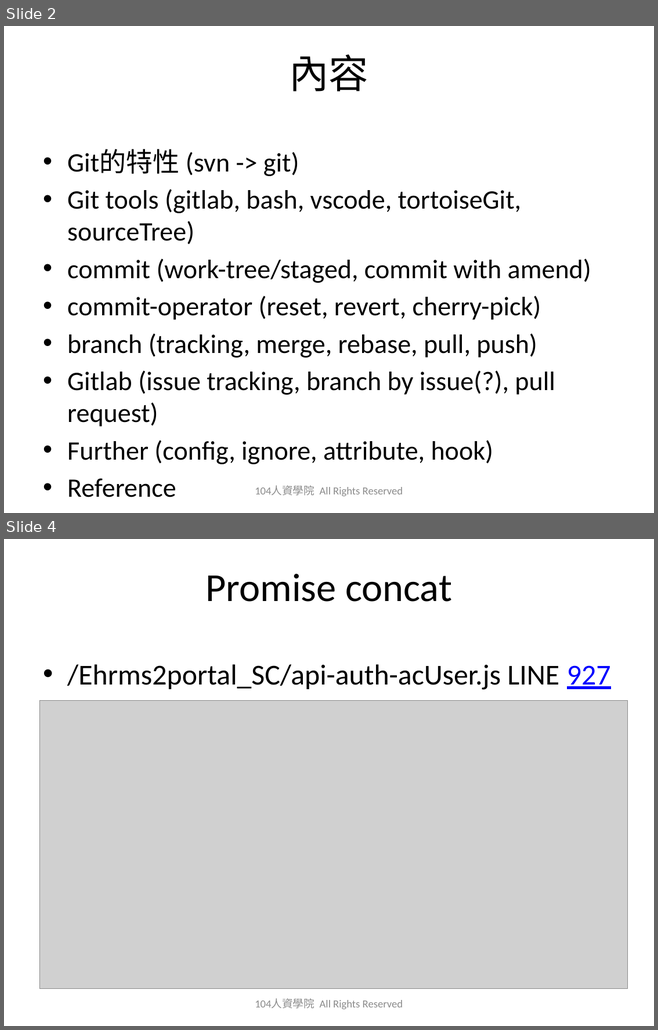
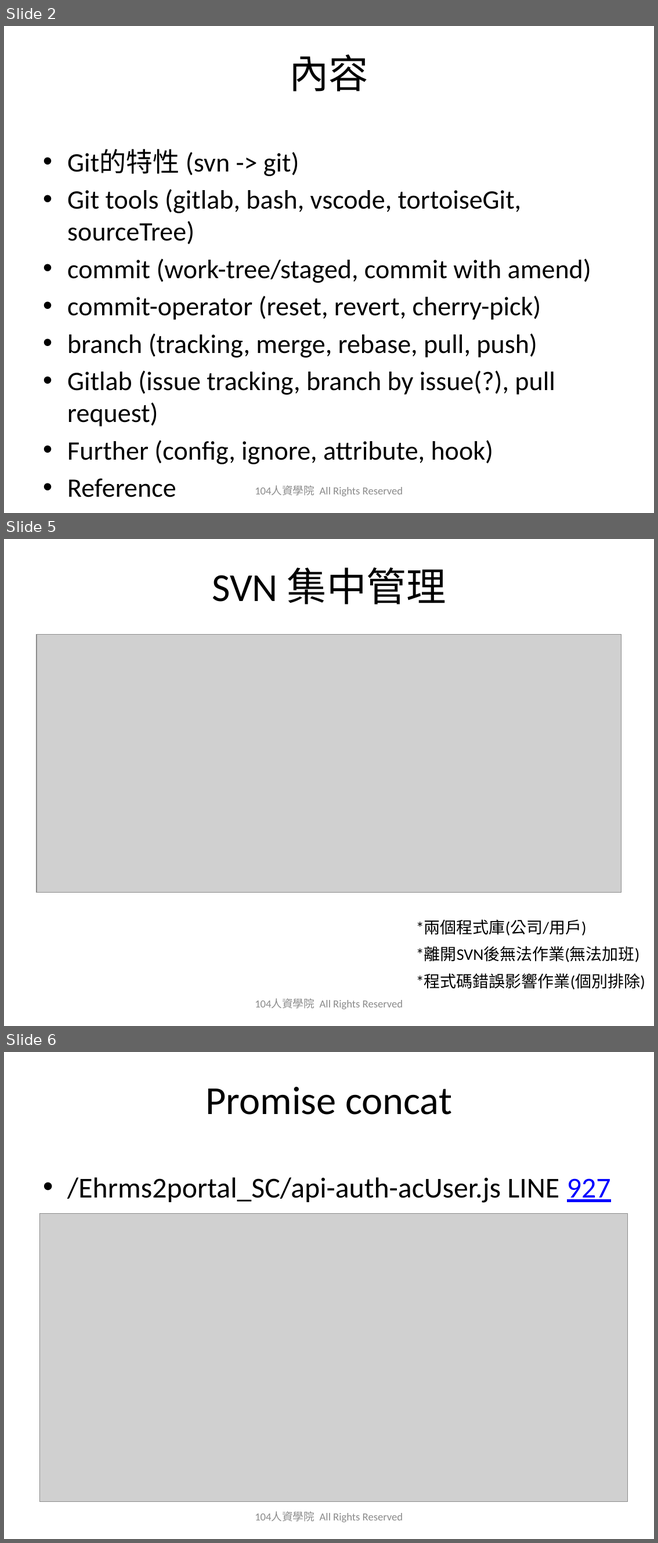
Before and after one commit to austinwang104/playGit, a slide deck: 2019_0627_Git_Share_HA.pptx. Shown one above the other, each under a label of ours: slides 2 and 4 before the commit, slides 2, 5 and 6 after it; the slides between them are not shown. The pictures are 658x1030 and 658x1543 pixels, drawn with LibreOffice and Linux fonts; fonts in the diff are those of the drawing; grey boxes stand for pictures; background and template pictures are left out. Boxes give left, top, right and bottom in pixels: in the first picture for what was removed or moved away, otherwise in the second. Text is boxed around its words. In the diff, an @@ line names an element or a change of style, - is before the commit and + after.

```diff
--- a/2019_0627_Git_Share_HA.pptx
+++ b/2019_0627_Git_Share_HA.pptx
@@ slide 5 added at <box>4,539,654,1026</box>, background picture (left out) @@
@@ title added at <box>212,567,446,605</box>, 44 pt, text #000000 @@
+SVN 集中管理
@@ picture added at <box>36,635,621,893</box> @@
@@ text added at <box>416,919,586,936</box>, 18 pt, text #000000 @@
+*兩個程式庫(公司/用戶)
@@ text added at <box>416,947,640,962</box>, 18 pt, text #000000 @@
+*離開SVN後無法作業(無法加班)
@@ text added at <box>416,974,645,990</box>, 18 pt, text #000000 @@
+*程式碼錯誤影響作業(個別排除)
@@ text added at <box>255,999,403,1009</box>, 12 pt, text #8C8C8C @@
+104人資學院 All Rights Reserved
@@ what was slide 4 is now slide 6 @@
```
Also in this commit, not shown: 1 slide changed, 1 other slide added, 1 other file.
